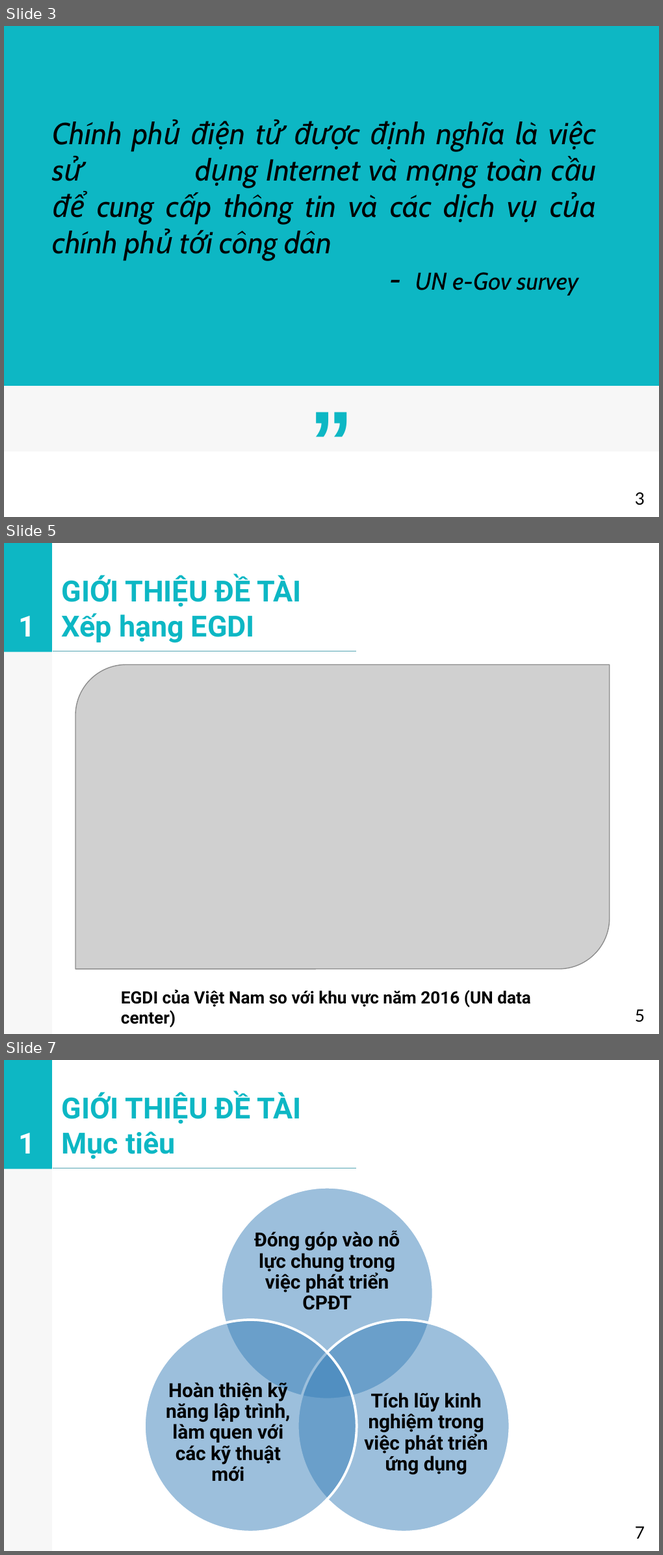
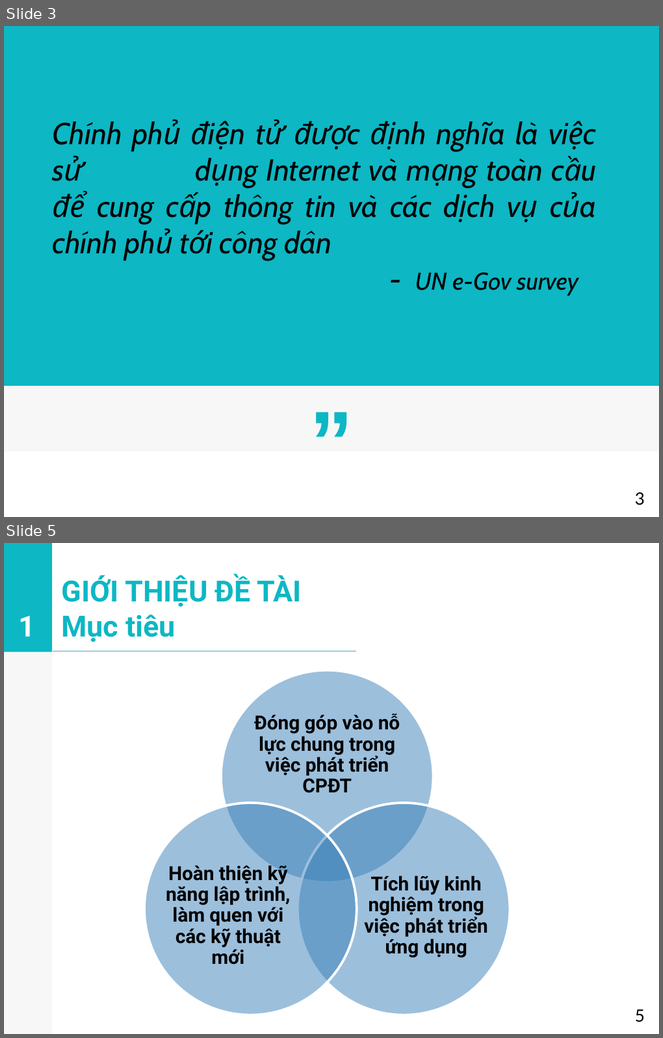
Before and after one commit to vovanluan/TTTN, a slide deck: BaoCao.pptx. Shown one above the other, each under a label of ours: slides 3, 5 and 7 before the commit, slides 3 and 5 after it; the slides between them are not shown. The pictures are 663x1555 and 663x1038 pixels, drawn with LibreOffice and Linux fonts; fonts in the diff are those of the drawing; grey boxes stand for pictures. Boxes give left, top, right and bottom in pixels: in the first picture for what was removed or moved away, otherwise in the second. Text is boxed around its words. In the diff, an @@ line names an element or a change of style, - is before the commit and + after.

```diff
--- a/BaoCao.pptx
+++ b/BaoCao.pptx
@@ slide 5 removed at (x1=4, y1=543, x2=659, y2=1034), background #FFFFFF; not listed: 2 template elements that a slide beside it also shows @@
@@ title removed at (x1=62, y1=575, x2=301, y2=643) @@
-GIỚI THIỆU ĐỀ TÀI
-Xếp hạng EGDI
@@ text removed at (x1=18, y1=616, x2=35, y2=637) @@
-1
@@ line removed from (53, 652) to (356, 652) @@
@@ picture removed at (x1=76, y1=665, x2=609, y2=969) @@
@@ text removed at (x1=121, y1=990, x2=531, y2=1008) @@
-EGDI của Việt Nam so với khu vực năm 2016 (UN data center)
@@ page number removed at (x1=635, y1=1010, x2=645, y2=1023) @@
-5
@@ what was slide 7 is now slide 5 @@
@@ page number at (x1=635, y1=1010, x2=645, y2=1023): text changed @@
-7
+5
```
Also in this commit, not shown: 4 slides changed, 6 other slides removed.
